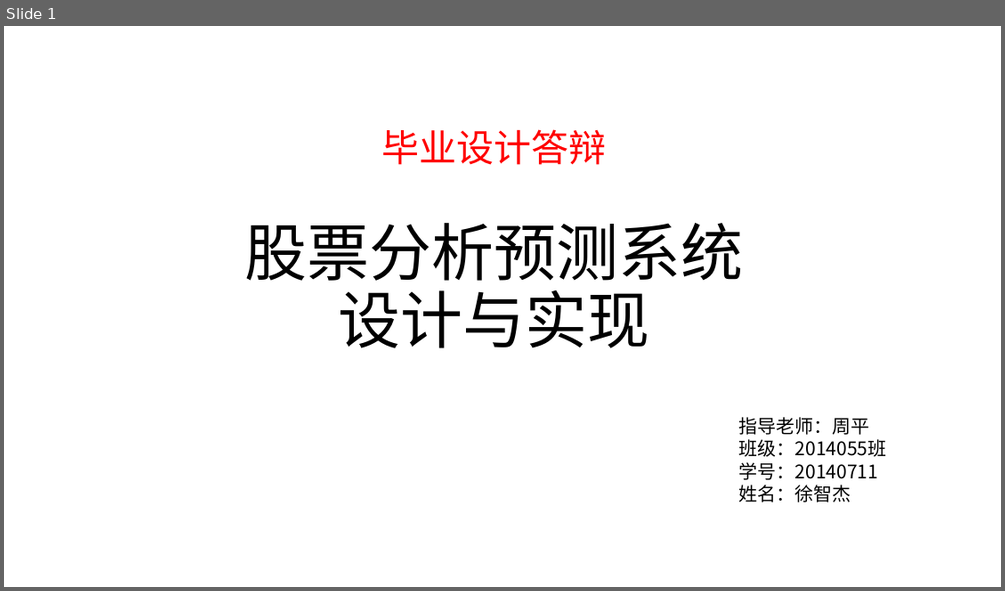
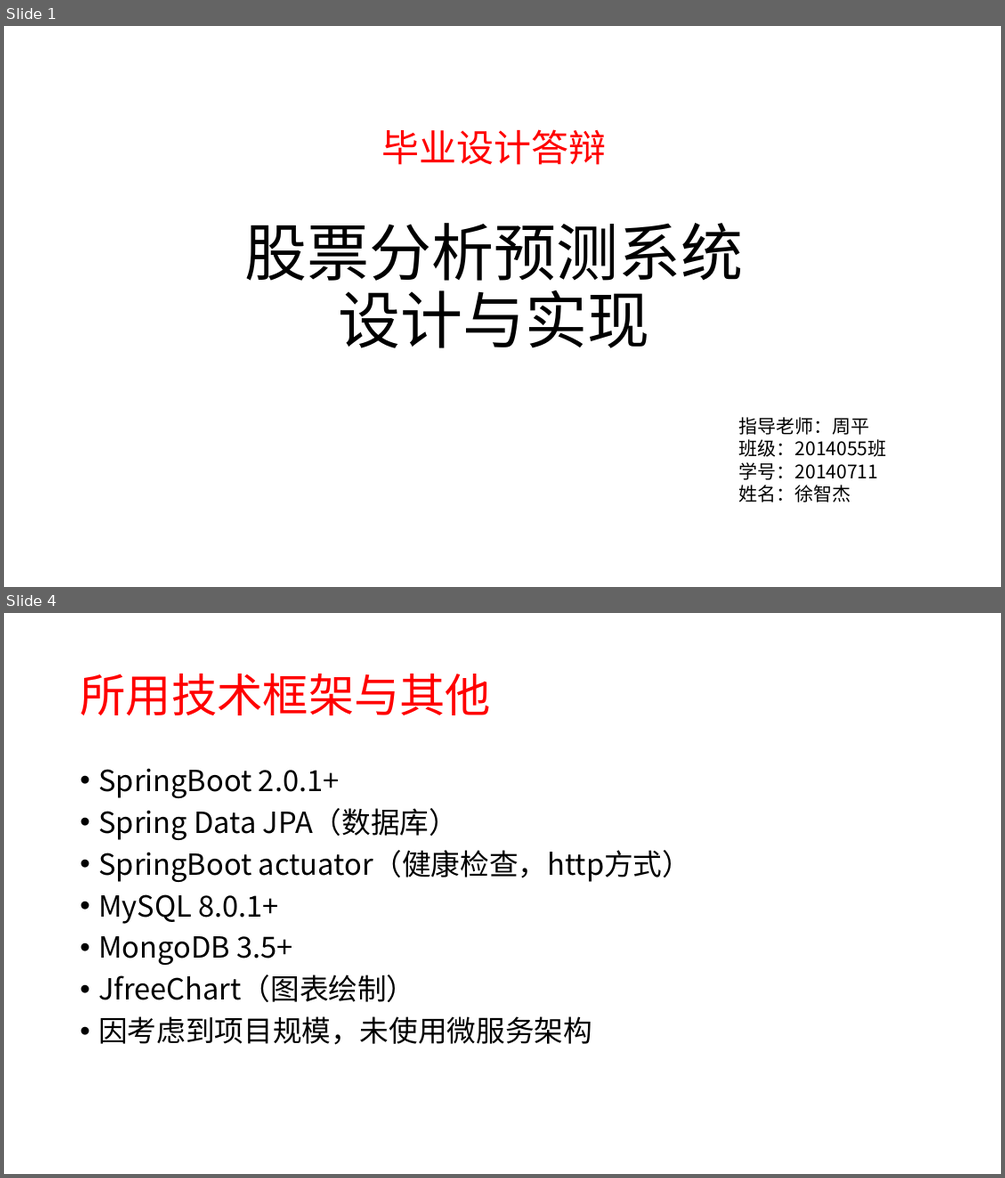
Before and after one commit to xuzj157/StockSyn, a slide deck: doc/股票分析预测系统.pptx. Shown one above the other, each under a label of ours: slide 1 before the commit, slides 1 and 4 after it; the slides between them are not shown. The pictures are 1005x591 and 1005x1178 pixels, drawn with LibreOffice and Linux fonts; fonts in the diff are those of the drawing. Boxes give left, top, right and bottom in pixels: in the first picture for what was removed or moved away, otherwise in the second. Text is boxed around its words. In the diff, an @@ line names an element or a change of style, - is before the commit and + after.

```diff
--- a/doc/股票分析预测系统.pptx
+++ b/doc/股票分析预测系统.pptx
@@ slide 4 added at (4, 613, 1001, 1174), background #FFFFFF @@
@@ title added at (80, 673, 491, 715), 44 pt, text #FF0000 @@
+所用技术框架与其他
@@ text added at (98, 768, 691, 1045), 28 pt, text #000000 @@
+• SpringBoot 2.0.1+
+• Spring Data JPA（数据库）
+• SpringBoot actuator（健康检查，http方式）
+• MySQL 8.0.1+
+• MongoDB 3.5+
+• JfreeChart（图表绘制）
+• 因考虑到项目规模，未使用微服务架构
```
Also in this commit, not shown: 2 slides changed, 5 other slides added, 7 other files.
